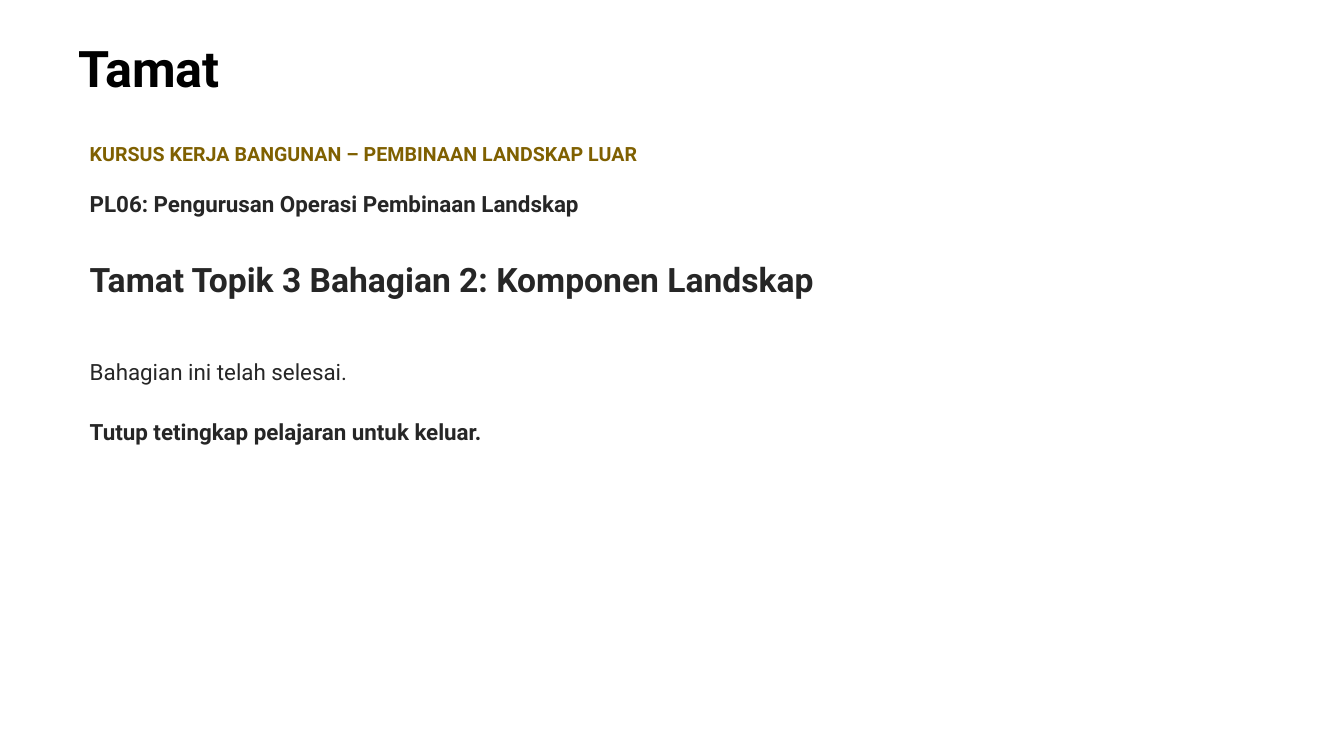
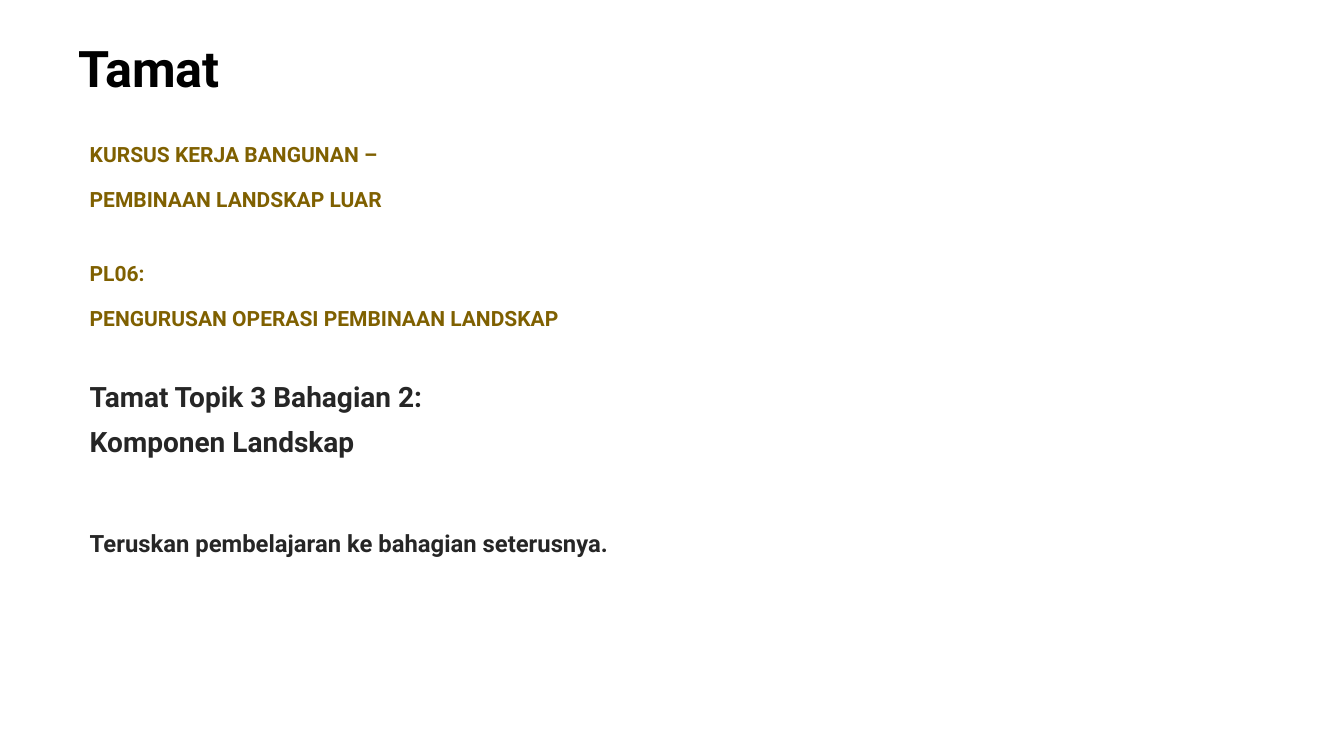
Before and after one commit to fidos777/slide-interaction-layer, a slide deck: slide 34 of reviews/source-completion/K5PL06T03B02_v0_4_THREE_FAMILY_PROOF.pptx. Drawn at 1344x756 pixels with LibreOffice and Linux fonts; fonts in the diff are those of the drawing. Boxes give left, top, right and bottom in pixels: in the first picture for what was removed or moved away, otherwise in the second. Text is boxed around its words. In the diff, an @@ line names an element or a change of style, - is before the commit and + after.

```diff
--- a/reviews/source-completion/K5PL06T03B02_v0_4_THREE_FAMILY_PROOF.pptx
+++ b/reviews/source-completion/K5PL06T03B02_v0_4_THREE_FAMILY_PROOF.pptx
@@ text at box(90, 147, 358, 163): text changed; size 14 to 15 pt @@
-KURSUS KERJA BANGUNAN – PEMBINAAN LANDSKAP LUAR
+KURSUS KERJA BANGUNAN –
@@ text at box(90, 192, 382, 208): text changed; size 16 to 15 pt; text colour #262626 to #7F6000 @@
-PL06: Pengurusan Operasi Pembinaan Landskap
+PEMBINAAN LANDSKAP LUAR
@@ text added at box(90, 266, 145, 282), 15 pt, text #7F6000, bold @@
+PL06:
@@ text added at box(90, 311, 558, 327), 15 pt, text #7F6000, bold @@
+PENGURUSAN OPERASI PEMBINAAN LANDSKAP
@@ text at box(90, 386, 422, 413): text changed; size 24 to 20 pt @@
-Tamat Topik 3 Bahagian 2: Komponen Landskap
+Tamat Topik 3 Bahagian 2:
@@ text removed at box(90, 363, 347, 385) @@
-Bahagian ini telah selesai.
@@ text removed at box(90, 423, 482, 445) @@
-Tutup tetingkap pelajaran untuk keluar.
@@ text added at box(90, 431, 354, 458), 20 pt, text #262626, bold @@
+Komponen Landskap
@@ text added at box(90, 534, 608, 557), 17 pt, text #262626, bold @@
+Teruskan pembelajaran ke bahagian seterusnya.
```
Also in this commit, not shown: 26 other slides changed, 1 other file.
